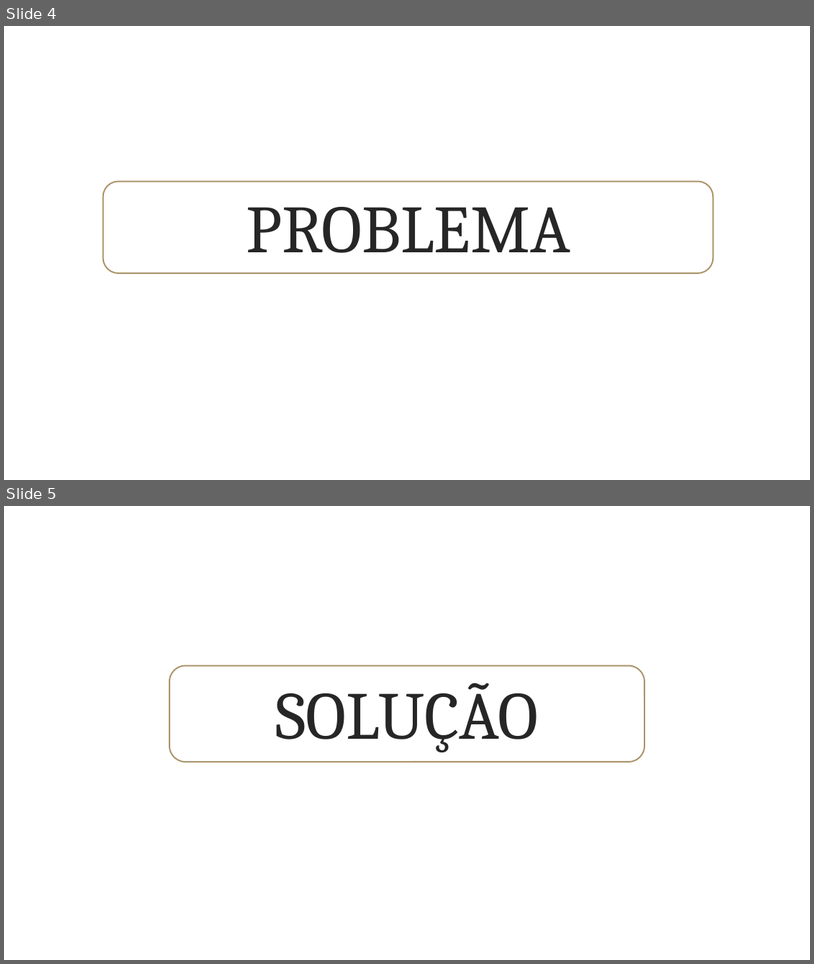
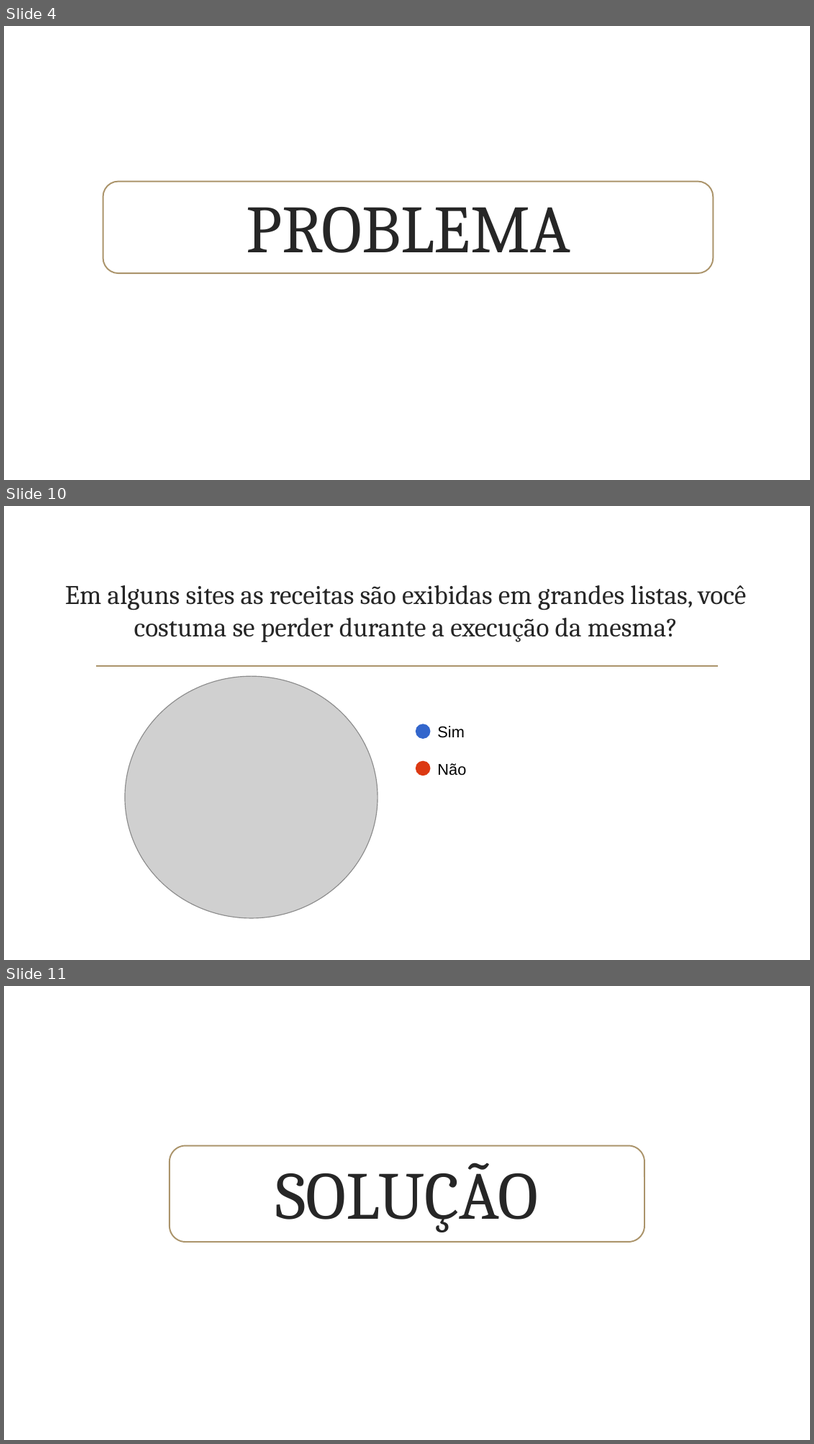
Before and after one commit to papletscook/letscook-doc, a slide deck: projeto/LetsCook_02.pptx. Shown one above the other, each under a label of ours: slides 4 and 5 before the commit, slides 4, 10 and 11 after it; the slides between them are not shown. The pictures are 814x964 and 814x1444 pixels, drawn with LibreOffice and Linux fonts; fonts in the diff are those of the drawing; grey boxes stand for pictures; background and template pictures are left out. Boxes give left, top, right and bottom in pixels: in the first picture for what was removed or moved away, otherwise in the second. Text is boxed around its words. In the diff, an @@ line names an element or a change of style, - is before the commit and + after.

```diff
--- a/projeto/LetsCook_02.pptx
+++ b/projeto/LetsCook_02.pptx
@@ slide 10 added at box(4, 506, 810, 960), background picture (left out) @@
@@ title added at box(65, 585, 747, 642), 24 pt, text #262626 @@
+Em alguns sites as receitas são exibidas em grandes listas, você costuma se perder durante a execução da mesma?
@@ line added from (97, 667) to (718, 667), #AB946B 1.25 pt @@
@@ picture added at box(125, 676, 378, 918) @@
@@ ellipse added at box(416, 725, 430, 739), fill #3366CC, outline #3366CC 1.25 pt @@
@@ text added at box(437, 726, 466, 775), 14 pt, text #000000 @@
+Sim
+Não
@@ ellipse added at box(416, 762, 430, 775), fill #DC3912, outline #DC3912 1.25 pt @@
@@ what was slide 5 is now slide 11 @@
```
Also in this commit, not shown: 1 slide changed, 6 other slides added.
